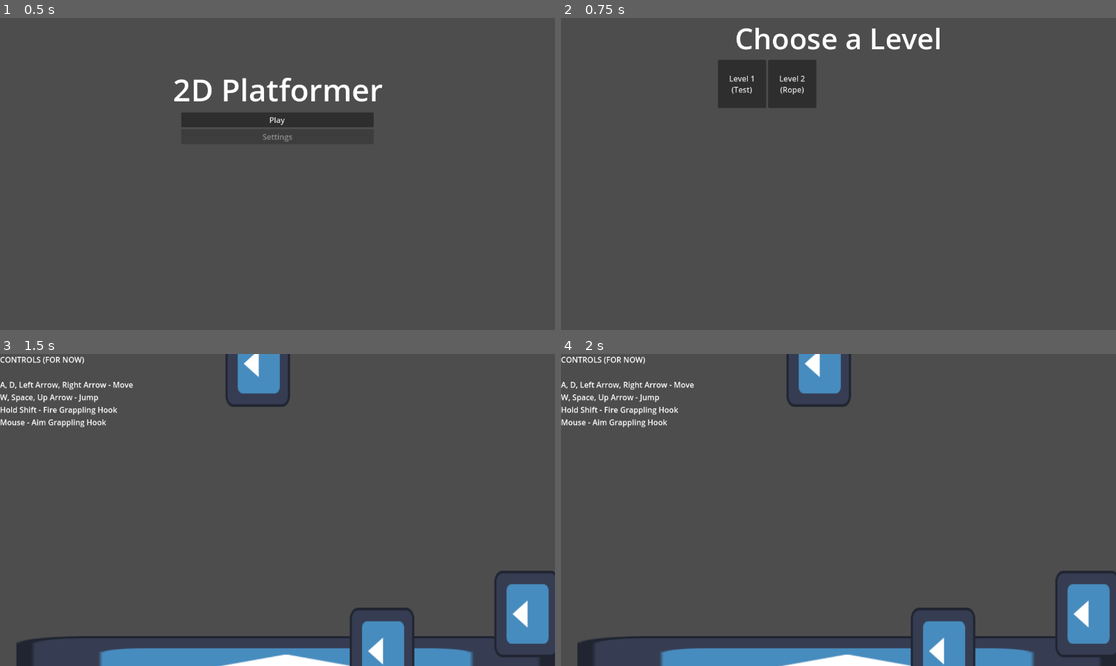
Above: before the commit, frames 1-4 (two rows, left to right).
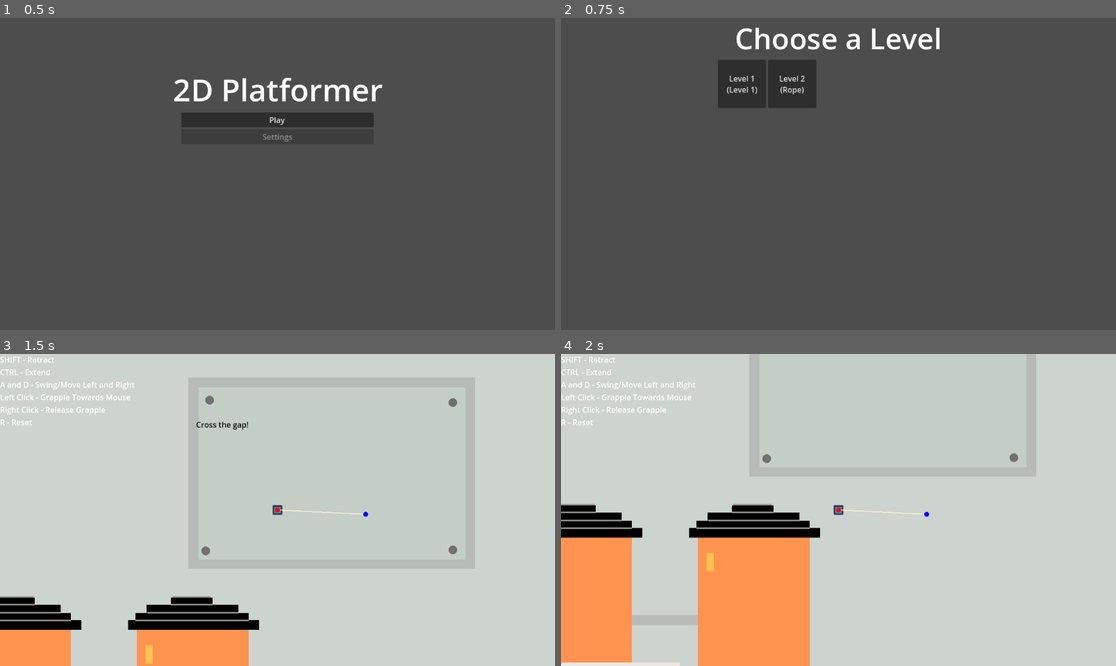
Above: after the commit, the same moments.

Repository: matthewchen146/cmpm-172-grappling-platformer
Game: Godot game, scene res://scenes/main_scenes/title/title.tscn
Two runs of this game, one before a commit and one after it. Both use one fixed random seed, a clock stepped at 60 frames per second and the inputs below. The engine's default icon, where the game draws it, is replaced by a stand-in: a white triangle on a blue panel in a dark square.
Inputs (mouse positions are in pixels of both pictures, inside the frame that each line leads up to):
- Up to frame 1 (0.5 s): no input
- Up to frame 2 (0.75 s): click "Play" at 0.5 s
- Up to frame 3 (1.5 s): click (183, 419) at 1.25 s, where only the run before the commit has a clickable "Level 1 (Test)"
- Up to frame 4 (2 s): no input

Frame 1 is identical in both runs. In frame 2, less than 0.1% of the frame differs, in the area x 29-36%, y 22-25%; in frame 3, 99%; in frame 4, 99%, in the area x 0-100%, y 0-100%.

Commit message:
Made the door work, just need a second level now

Diff:
--- a/misc/rope_test.tscn
+++ b/misc/Level1.tscn
@@ -1,17 +1,36 @@
-[gd_scene load_steps=14 format=3 uid="uid://cwvnksj47gj8x"]
-
-[ext_resource type="Script" path="res://scripts/Player.gd" id="1_05ep1"]
-[ext_resource type="TileSet" uid="uid://h5r1q5j1b8n1" path="res://Assets/Tile-Set.tres" id="1_y7qjr"]
-[ext_resource type="Texture2D" uid="uid://r4pvpqt1jh30" path="res://misc/icon.svg" id="2_5dwcc"]
-[ext_resource type="Texture2D" uid="uid://csy1rurpkwyl8" path="res://Assets/DoorOpen.png" id="5_532cy"]
-[ext_resource type="Texture2D" uid="uid://rst0pvcpb65n" path="res://Assets/background2.1.png" id="5_xaua3"]
-[ext_resource type="Script" path="res://scripts/Door.gd" id="6_lv4ns"]
+[gd_scene load_steps=21 format=3 uid="uid://dhfwdfdnba244"]
+
+[ext_resource type="TileSet" uid="uid://h5r1q5j1b8n1" path="res://Assets/Tile-Set.tres" id="1_xpqh8"]
+[ext_resource type="Texture2D" uid="uid://rst0pvcpb65n" path="res://Assets/background2.1.png" id="2_f8jwq"]
+[ext_resource type="Script" path="res://scripts/Player.gd" id="3_h4c20"]
+[ext_resource type="Texture2D" uid="uid://r4pvpqt1jh30" path="res://misc/icon.svg" id="4_6ns0k"]
+[ext_resource type="Script" path="res://scripts/Button.gd" id="5_0jonn"]
+[ext_resource type="Script" path="res://scripts/Door.gd" id="6_wv75m"]
+[ext_resource type="Texture2D" uid="uid://csy1rurpkwyl8" path="res://Assets/DoorOpen.png" id="7_sih3g"]
 
 [sub_resource type="PhysicsMaterial" id="PhysicsMaterial_wkbmd"]
 bounce = 0.5
 absorbent = true
 
 [sub_resource type="RectangleShape2D" id="RectangleShape2D_mbgjy"]
+
+[sub_resource type="RectangleShape2D" id="RectangleShape2D_3dfyy"]
+size = Vector2(20, 3)
+
+[sub_resource type="RectangleShape2D" id="RectangleShape2D_upc62"]
+size = Vector2(16, 3)
+
+[sub_resource type="Animation" id="Animation_btqnr"]
+resource_name = "Button_Down"
+
+[sub_resource type="Animation" id="Animation_bhe58"]
+resource_name = "Button_Up"
+
+[sub_resource type="AnimationLibrary" id="AnimationLibrary_ux273"]
+_data = {
+"Button_Down": SubResource("Animation_btqnr"),
+"Button_Up": SubResource("Animation_bhe58")
+}
 
 [sub_resource type="RectangleShape2D" id="RectangleShape2D_qafom"]
 size = Vector2(128, 294)
@@ -21,7 +40,7 @@
 tracks/0/type = "value"
 tracks/0/imported = false
 tracks/0/enabled = true
-tracks/0/path = NodePath("Door/CollisionShape2D:disabled")
+tracks/0/path = NodePath("Node2D/Door/CollisionShape2D:disabled")
 tracks/0/interp = 1
 tracks/0/loop_wrap = true
 tracks/0/keys = {
@@ -36,7 +55,7 @@
 tracks/0/type = "value"
 tracks/0/imported = false
 tracks/0/enabled = true
-tracks/0/path = NodePath("Door/CollisionShape2D:disabled")
+tracks/0/path = NodePath("Node2D/Door/CollisionShape2D:disabled")
 tracks/0/interp = 1
 tracks/0/loop_wrap = true
 tracks/0/keys = {
@@ -51,7 +70,7 @@
 tracks/0/type = "value"
 tracks/0/imported = false
 tracks/0/enabled = true
-tracks/0/path = NodePath("Door/CollisionShape2D:disabled")
+tracks/0/path = NodePath("Node2D/Door/CollisionShape2D:disabled")
 tracks/0/interp = 1
 tracks/0/loop_wrap = true
 tracks/0/keys = {
@@ -67,6 +86,9 @@
 "Door_Open": SubResource("Animation_7qrc0"),
 "RESET": SubResource("Animation_tyx3q")
 }
+
+[sub_resource type="RectangleShape2D" id="RectangleShape2D_v1mkh"]
+size = Vector2(100, 270)
 
 [node name="RopeTest" type="Node2D"]
 
@@ -93,13 +115,13 @@
 motion_mirroring = Vector2(2500, 0)
 
 [node name="Sprite2D" type="Sprite2D" parent="ParallaxBackground/ParallaxLayer"]
-texture = ExtResource("5_xaua3")
-
-[node name="Player" type="RigidBody2D" parent="."]
+texture = ExtResource("2_f8jwq")
+
+[node name="Player" type="RigidBody2D" parent="." groups=["Presser"]]
 position = Vector2(-183, -9)
 physics_material_override = SubResource("PhysicsMaterial_wkbmd")
 linear_damp = 0.1
-script = ExtResource("1_05ep1")
+script = ExtResource("3_h4c20")
 grapple_reach = 500.0
 move_speed = 300.0
 corner_adjustment = 10.0
@@ -129,24 +151,63 @@
 Right Click - Release Grapple
 R - Reset"
 
-[node name="Door" type="StaticBody2D" parent="."]
+[node name="Node2D" type="Node2D" parent="."]
+
+[node name="Button" type="StaticBody2D" parent="Node2D"]
+position = Vector2(496, 60)
+script = ExtResource("5_0jonn")
+metadata/_edit_group_ = true
+metadata/TriggerObjects = [NodePath("../Door")]
+
+[node name="Sprite2D" type="Sprite2D" parent="Node2D/Button"]
+position = Vector2(3.40939e-05, -1.66893e-06)
+scale = Vector2(0.15625, 0.046875)
+texture = ExtResource("4_6ns0k")
+
+[node name="Base Collision" type="CollisionShape2D" parent="Node2D/Button"]
+position = Vector2(0, 1.5)
+shape = SubResource("RectangleShape2D_3dfyy")
+
+[node name="Area2D" type="Area2D" parent="Node2D/Button"]
+
+[node name="Button Collision" type="CollisionShape2D" parent="Node2D/Button/Area2D"]
+position = Vector2(0, -1.5)
+shape = SubResource("RectangleShape2D_upc62")
+debug_color = Color(0, 0.6, 0.701961, 0.419608)
+
+[node name="AnimationPlayer" type="AnimationPlayer" parent="Node2D/Button"]
+libraries = {
+"": SubResource("AnimationLibrary_ux273")
+}
+
+[node name="Door" type="StaticBody2D" parent="Node2D"]
 position = Vector2(642, 31)
 scale = Vector2(0.5, 0.5)
-script = ExtResource("6_lv4ns")
+script = ExtResource("6_wv75m")
 metadata/_edit_group_ = true
 
-[node name="Sprite2D" type="Sprite2D" parent="Door"]
+[node name="Sprite2D" type="Sprite2D" parent="Node2D/Door"]
 position = Vector2(0, -82)
 scale = Vector2(0.435, 0.62931)
-texture = ExtResource("5_532cy")
-
-[node name="CollisionShape2D" type="CollisionShape2D" parent="Door"]
+texture = ExtResource("7_sih3g")
+
+[node name="CollisionShape2D" type="CollisionShape2D" parent="Node2D/Door"]
 position = Vector2(0, -83)
 shape = SubResource("RectangleShape2D_qafom")
 disabled = true
 
-[node name="AnimationPlayer" type="AnimationPlayer" parent="Door"]
-root_node = NodePath("../..")
+[node name="AnimationPlayer" type="AnimationPlayer" parent="Node2D/Door"]
+root_node = NodePath("../../..")
 libraries = {
 "": SubResource("AnimationLibrary_6eedg")
 }
+
+[node name="Area2D" type="Area2D" parent="Node2D/Door"]
+
+[node name="CollisionShape2D" type="CollisionShape2D" parent="Node2D/Door/Area2D"]
+position = Vector2(0, -73)
+shape = SubResource("RectangleShape2D_v1mkh")
+
+[connection signal="body_entered" from="Node2D/Button/Area2D" to="Node2D/Button" method="_on_area_2d_body_entered"]
+[connection signal="body_exited" from="Node2D/Button/Area2D" to="Node2D/Button" method="_on_area_2d_body_exited"]
+[connection signal="body_entered" from="Node2D/Door/Area2D" to="Node2D/Door" method="_on_area_2d_body_entered"]
--- a/misc/test_scene.tscn
+++ /dev/null
@@ -1,207 +0,0 @@
-[gd_scene load_steps=17 format=3 uid="uid://ba0a0ewqo2ts4"]
-
-[ext_resource type="Script" path="res://scripts/camera.gd" id="1_q2onj"]
-[ext_resource type="PackedScene" uid="uid://dk3rerlki7ek6" path="res://scenes/player/player.tscn" id="1_rrs63"]
-[ext_resource type="PackedScene" uid="uid://bbs1mlevvu5dv" path="res://misc/test_block.tscn" id="2_2cl3d"]
-[ext_resource type="Script" path="res://scripts/Button.gd" id="4_0ghag"]
-[ext_resource type="Texture2D" uid="uid://r4pvpqt1jh30" path="res://misc/icon.svg" id="5_f3b3r"]
-[ext_resource type="Script" path="res://scripts/Door.gd" id="6_43qw8"]
-
-[sub_resource type="RectangleShape2D" id="RectangleShape2D_nleub"]
-size = Vector2(20, 3)
-
-[sub_resource type="RectangleShape2D" id="RectangleShape2D_7mnyw"]
-size = Vector2(16, 3)
-
-[sub_resource type="Animation" id="Animation_btqnr"]
-resource_name = "Button_Down"
-
-[sub_resource type="Animation" id="Animation_bhe58"]
-resource_name = "Button_Up"
-
-[sub_resource type="AnimationLibrary" id="AnimationLibrary_ux273"]
-_data = {
-"Button_Down": SubResource("Animation_btqnr"),
-"Button_Up": SubResource("Animation_bhe58")
-}
-
-[sub_resource type="RectangleShape2D" id="RectangleShape2D_imssq"]
-size = Vector2(128, 294)
-
-[sub_resource type="Animation" id="Animation_iqff6"]
-resource_name = "Door_Close"
-tracks/0/type = "value"
-tracks/0/imported = false
-tracks/0/enabled = true
-tracks/0/path = NodePath("Door/CollisionShape2D:disabled")
-tracks/0/interp = 1
-tracks/0/loop_wrap = true
-tracks/0/keys = {
-"times": PackedFloat32Array(0),
-"transitions": PackedFloat32Array(1),
-"update": 1,
-"values": [false]
-}
-
-[sub_resource type="Animation" id="Animation_7qrc0"]
-resource_name = "Door_Open"
-tracks/0/type = "value"
-tracks/0/imported = false
-tracks/0/enabled = true
-tracks/0/path = NodePath("Door/CollisionShape2D:disabled")
-tracks/0/interp = 1
-tracks/0/loop_wrap = true
-tracks/0/keys = {
-"times": PackedFloat32Array(0),
-"transitions": PackedFloat32Array(1),
-"update": 1,
-"values": [true]
-}
-
-[sub_resource type="Animation" id="Animation_tyx3q"]
-length = 0.001
-tracks/0/type = "value"
-tracks/0/imported = false
-tracks/0/enabled = true
-tracks/0/path = NodePath("Door/CollisionShape2D:disabled")
-tracks/0/interp = 1
-tracks/0/loop_wrap = true
-tracks/0/keys = {
-"times": PackedFloat32Array(0),
-"transitions": PackedFloat32Array(1),
-"update": 1,
-"values": [true]
-}
-
-[sub_resource type="AnimationLibrary" id="AnimationLibrary_6eedg"]
-_data = {
-"Door_Close": SubResource("Animation_iqff6"),
-"Door_Open": SubResource("Animation_7qrc0"),
-"RESET": SubResource("Animation_tyx3q")
-}
-
-[node name="TestScene" type="Node2D"]
-
-[node name="Camera2D" type="Camera2D" parent="."]
-script = ExtResource("1_q2onj")
-target_node_path = NodePath("../Player")
-target_offset = Vector2(0, -100)
-
-[node name="Player" parent="." groups=["Presser"] instance=ExtResource("1_rrs63")]
-position = Vector2(37, -2)
-
-[node name="Block" parent="." instance=ExtResource("2_2cl3d")]
-position = Vector2(18, 329)
-scale = Vector2(8.757, 1.043)
-
-[node name="Block5" parent="." instance=ExtResource("2_2cl3d")]
-position = Vector2(1132, 193)
-scale = Vector2(8.72601, 1.04158)
-
-[node name="Block6" parent="." instance=ExtResource("2_2cl3d")]
-position = Vector2(-1094, 421)
-scale = Vector2(8.72601, 1.04158)
-
-[node name="Block2" parent="." instance=ExtResource("2_2cl3d")]
-position = Vector2(217, 293)
-rotation = -1.57079
-scale = Vector2(1.40601, 1.04158)
-
-[node name="Block7" parent="." instance=ExtResource("2_2cl3d")]
-position = Vector2(570, -537)
-rotation = -1.57079
-scale = Vector2(1.40601, 1.04158)
-
-[node name="Block8" parent="." instance=ExtResource("2_2cl3d")]
-position = Vector2(-925, -24)
-rotation = -1.57079
-scale = Vector2(1.40601, 1.04158)
-
-[node name="Block3" parent="." instance=ExtResource("2_2cl3d")]
-position = Vector2(517, 216)
-rotation = -1.57079
-scale = Vector2(1.40601, 1.04158)
-
-[node name="Block4" parent="." instance=ExtResource("2_2cl3d")]
-position = Vector2(658, -184)
-rotation = -1.57079
-scale = Vector2(1.40601, 1.04158)
-
-[node name="Block9" parent="." instance=ExtResource("2_2cl3d")]
-position = Vector2(-41, -304)
-rotation = -1.57079
-scale = Vector2(1.40601, 1.04158)
-
-[node name="CanvasLayer" type="CanvasLayer" parent="."]
-
-[node name="Control" type="Control" parent="CanvasLayer"]
-layout_mode = 3
-anchors_preset = 15
-anchor_right = 1.0
-anchor_bottom = 1.0
-grow_horizontal = 2
-grow_vertical = 2
-
-[node name="Label" type="Label" parent="CanvasLayer"]
-offset_right = 40.0
-offset_bottom = 23.0
-text = "CONTROLS (FOR NOW)
-
-A, D, Left Arrow, Right Arrow - Move
-W, Space, Up Arrow - Jump
-Hold Shift - Fire Grappling Hook
-Mouse - Aim Grappling Hook
-"
-
-[node name="Button" type="StaticBody2D" parent="."]
-position = Vector2(677, -288)
-scale = Vector2(4, 4)
-script = ExtResource("4_0ghag")
-metadata/_edit_group_ = true
-metadata/TriggerObjects = [NodePath("../Door")]
-
-[node name="Sprite2D" type="Sprite2D" parent="Button"]
-position = Vector2(3.40939e-05, -1.66893e-06)
-scale = Vector2(0.15625, 0.046875)
-texture = ExtResource("5_f3b3r")
-
-[node name="Base Collision" type="CollisionShape2D" parent="Button"]
-position = Vector2(0, 1.5)
-shape = SubResource("RectangleShape2D_nleub")
-
-[node name="Area2D" type="Area2D" parent="Button"]
-
-[node name="Button Collision" type="CollisionShape2D" parent="Button/Area2D"]
-position = Vector2(0, -1.5)
-shape = SubResource("RectangleShape2D_7mnyw")
-debug_color = Color(0, 0.6, 0.701961, 0.419608)
-
-[node name="AnimationPlayer" type="AnimationPlayer" parent="Button"]
-libraries = {
-"": SubResource("AnimationLibrary_ux273")
-}
-
-[node name="Door" type="StaticBody2D" parent="."]
-position = Vector2(1285, 60)
-script = ExtResource("6_43qw8")
-metadata/_edit_group_ = true
-
-[node name="Sprite2D" type="Sprite2D" parent="Door"]
-position = Vector2(0, -83)
-scale = Vector2(1, 2.29688)
-texture = ExtResource("5_f3b3r")
-
-[node name="CollisionShape2D" type="CollisionShape2D" parent="Door"]
-position = Vector2(0, -83)
-shape = SubResource("RectangleShape2D_imssq")
-disabled = true
-
-[node name="AnimationPlayer" type="AnimationPlayer" parent="Door"]
-root_node = NodePath("../..")
-libraries = {
-"": SubResource("AnimationLibrary_6eedg")
-}
-
-[connection signal="button_pressed" from="Button" to="Door" method="activate"]
-[connection signal="body_entered" from="Button/Area2D" to="Button" method="_on_area_2d_body_entered"]
-[connection signal="body_exited" from="Button/Area2D" to="Button" method="_on_area_2d_body_exited"]
--- a/scenes/main_scenes/level_select/level_select.gd
+++ b/scenes/main_scenes/level_select/level_select.gd
@@ -8,7 +8,7 @@
 	# add levels
 
 	var level_metas = [
-		{"path": "res://misc/test_scene.tscn", "name": "Test"},
+		{"path": "res://misc/Level1.tscn", "name": "Level 1"},
 		{"path": "res://misc/rope_test.tscn", "name": "Rope"}
 	]
 
--- a/scripts/Door.gd
+++ b/scripts/Door.gd
@@ -4,8 +4,8 @@
 @export var LevelNumToEnter: int = 2
 # Called when the node enters the scene tree for the first time.
 func _ready():
-	$AnimationPlayer.play("Door_Close")
-	pass # Replace with function body.
+	#$AnimationPlayer.play("Door_Close")
+	pass
 
 # Called every frame. 'delta' is the elapsed time since the previous frame.
 #func _process(delta):
@@ -14,11 +14,11 @@
 func activate():
 	print_debug("Door Activated")
 	if (!open):
-		$Sprite2D.visible = false
+		#$Sprite2D.visible = false
 		$AnimationPlayer.play("Door_Open")
 		open = true
 	else:
-		$Sprite2D.visible = true
+		#$Sprite2D.visible = true
 		$AnimationPlayer.play("Door_Close")
 		open = false
 
@@ -26,4 +26,5 @@
 
 func _on_area_2d_body_entered(body):
 	if body.name == "Player":
+		print_debug("Player Entered Door")
 		get_tree().change_scene_to_file("Level%d" % [LevelNumToEnter])
Not shown: 2 places in misc/Level1.tscn that only renumber resources
